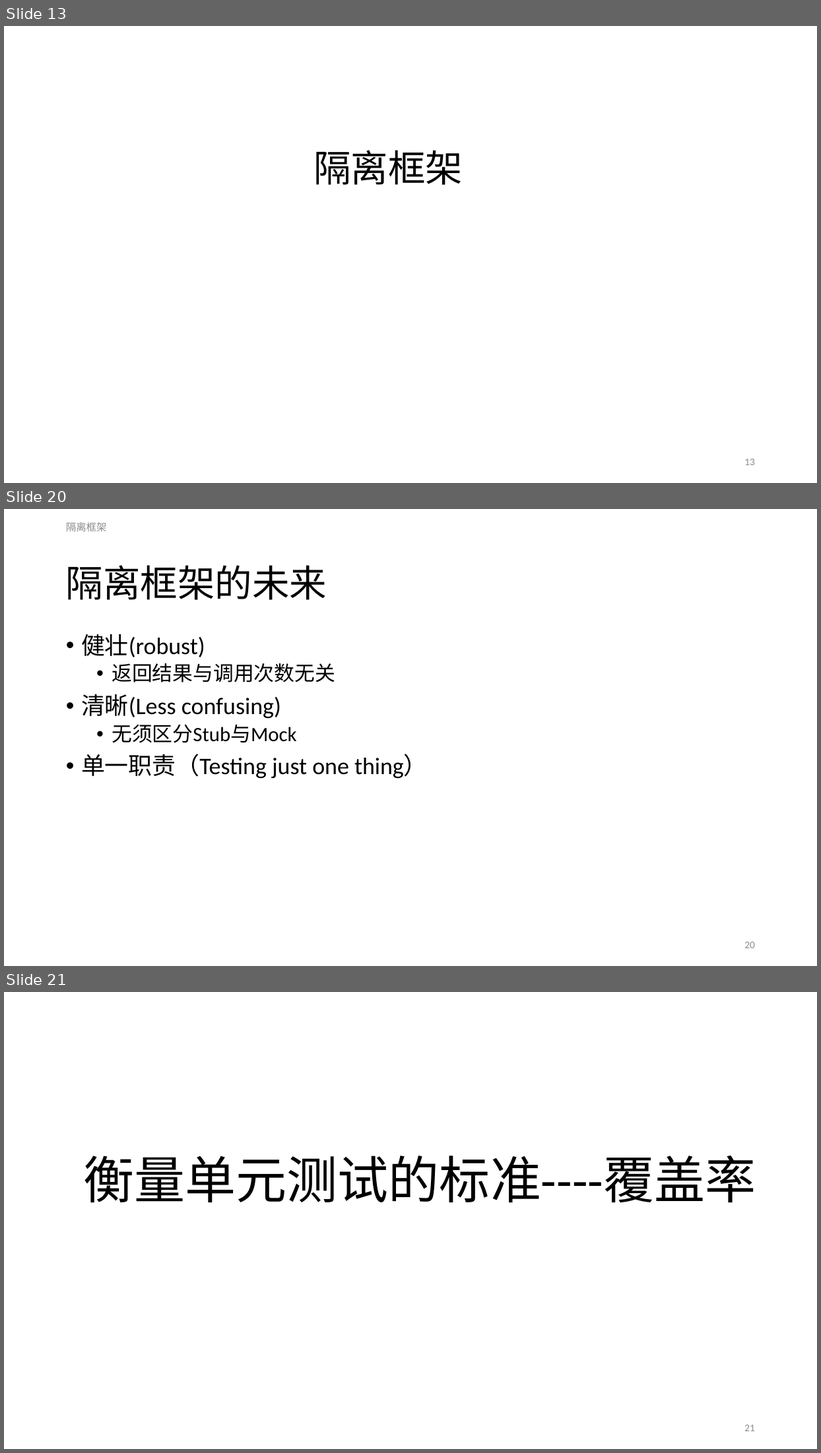
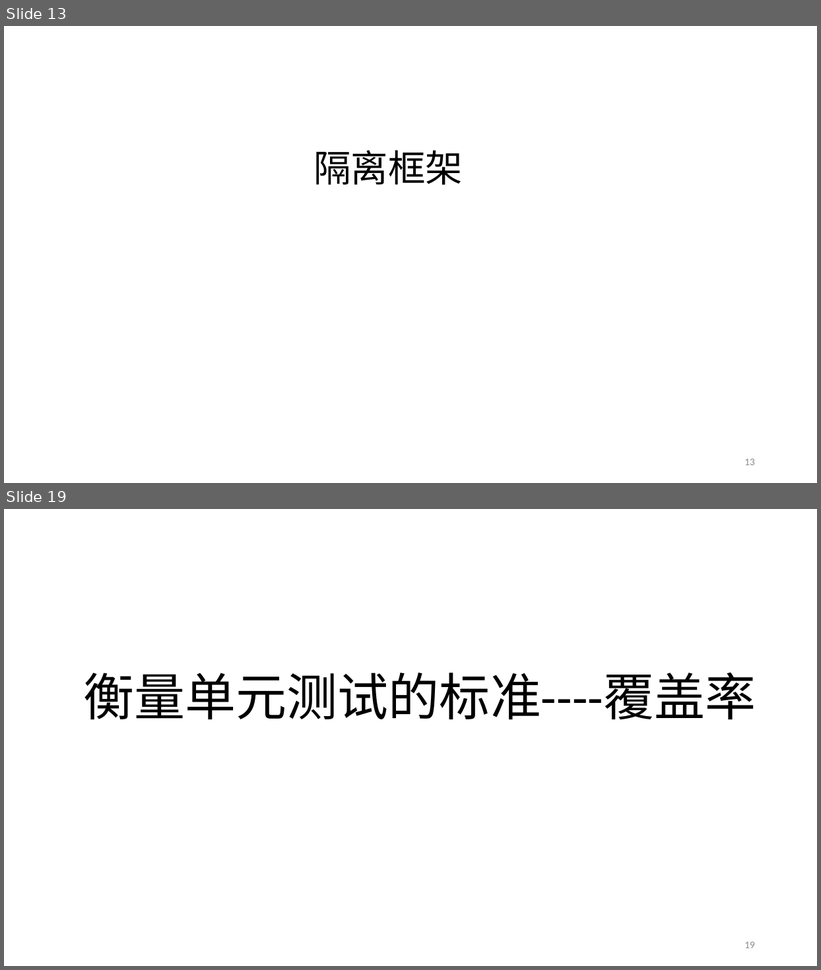
Before and after one commit to ReganHe/SharpUnitTest, a slide deck: MyUnitTest/Document/单元测试.pptx. Shown one above the other, each under a label of ours: slides 13, 20 and 21 before the commit, slides 13 and 19 after it; the slides between them are not shown. The pictures are 821x1453 and 821x970 pixels, drawn with LibreOffice and Linux fonts; fonts in the diff are those of the drawing. Boxes give left, top, right and bottom in pixels: in the first picture for what was removed or moved away, otherwise in the second. Text is boxed around its words. In the diff, an @@ line names an element or a change of style, - is before the commit and + after.

```diff
--- a/MyUnitTest/Document/单元测试.pptx
+++ b/MyUnitTest/Document/单元测试.pptx
@@ slide 20 removed at (x1=4, y1=509, x2=817, y2=966), background #FFFFFF @@
@@ text removed at (x1=66, y1=522, x2=107, y2=531) @@
-隔离框架
@@ title removed at (x1=66, y1=565, x2=327, y2=600) @@
-隔离框架的未来
@@ text removed at (x1=81, y1=634, x2=428, y2=778) @@
-• 健壮(robust)
-  • 返回结果与调用次数无关
-• 清晰(Less confusing)
-  • 无须区分Stub与Mock
-• 单一职责（Testing just one thing）
@@ page number removed at (x1=745, y1=942, x2=755, y2=949) @@
-20
@@ what was slide 21 is now slide 19 @@
@@ page number at (x1=745, y1=942, x2=755, y2=949): text changed @@
-21
+19
```
Also in this commit, not shown: 7 slides changed, 1 slide added, 2 other slides removed.
